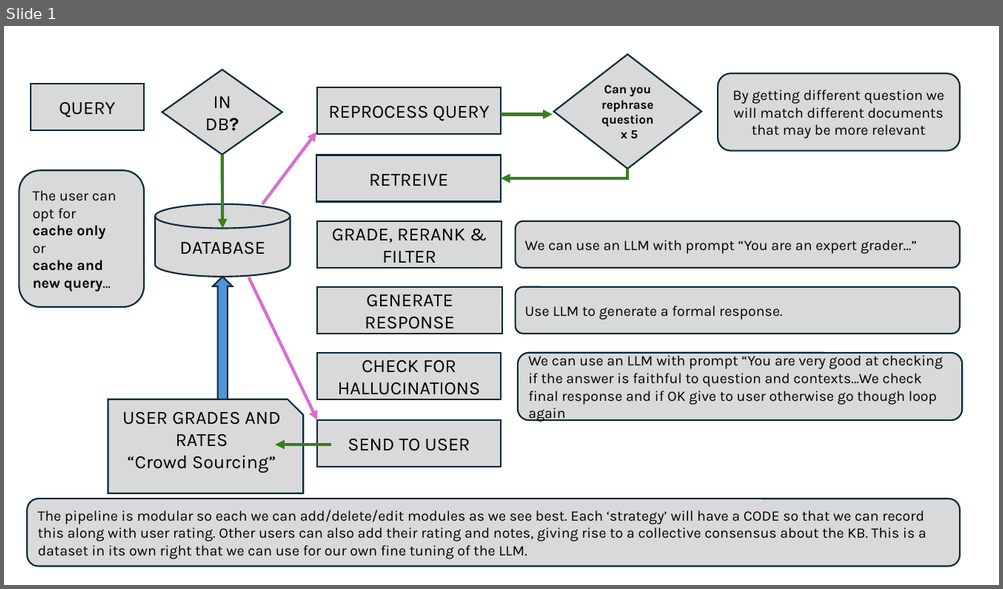
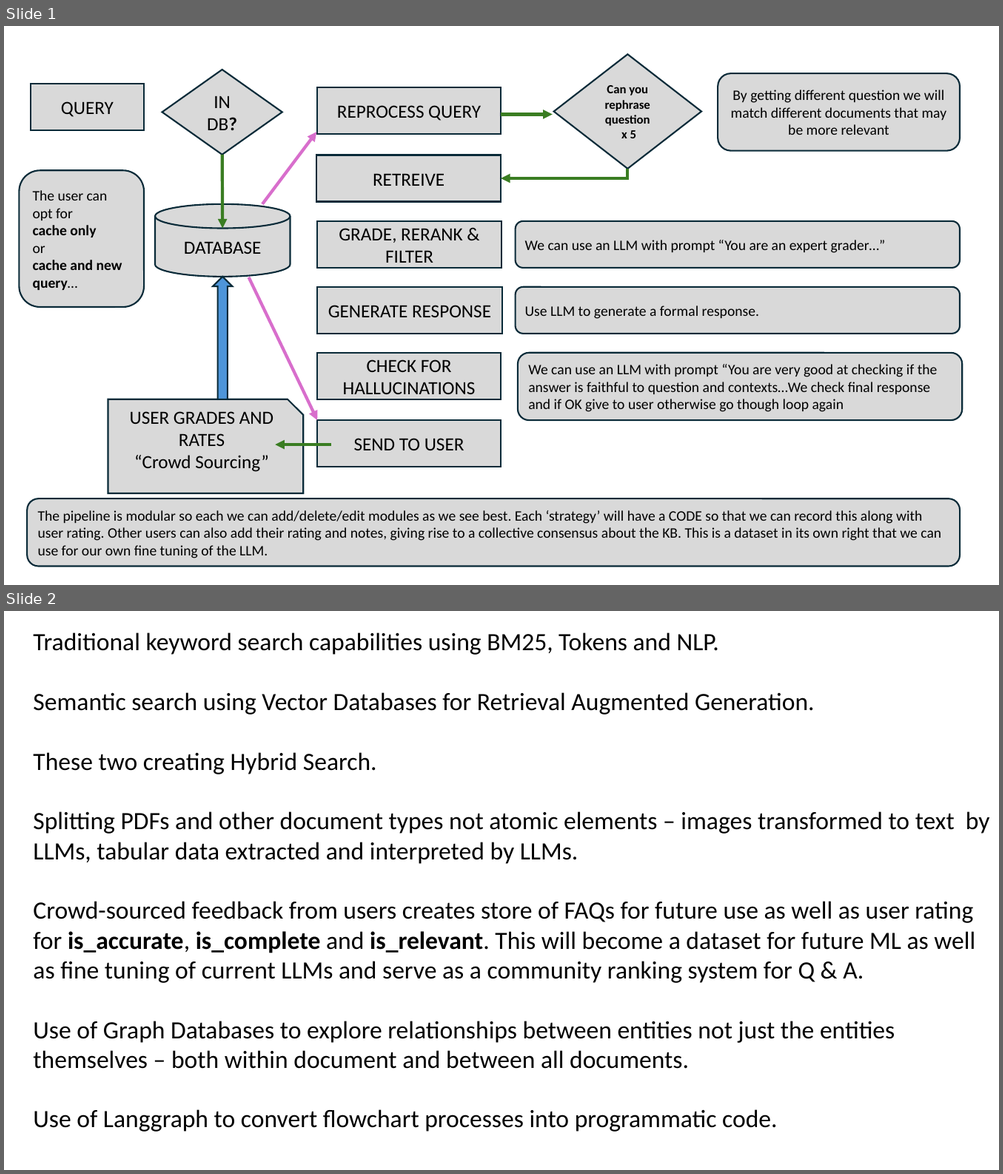
Before and after one commit to Python-Test-Engineer/AI-KB-BOOK, a slide deck: docs/images/rag.pptx. Shown one above the other, each under a label of ours: slide 1 before the commit, slides 1 and 2 after it. The pictures are 1003x589 and 1003x1174 pixels, drawn with LibreOffice and Linux fonts; fonts in the diff are those of the drawing. Boxes give left, top, right and bottom in pixels: in the first picture for what was removed or moved away, otherwise in the second. Text is boxed around its words. In the diff, an @@ line names an element or a change of style, - is before the commit and + after.

Commit message:
add images

```diff
--- a/docs/images/rag.pptx
+++ b/docs/images/rag.pptx
@@ slide 2 added at (x1=4, y1=611, x2=999, y2=1170), background #FFFFFF @@
@@ text added at (x1=33, y1=632, x2=990, y2=1132), 24 pt, text #000000 @@
+Traditional keyword search capabilities using BM25, Tokens and NLP.
+Semantic search using Vector Databases for Retrieval Augmented Generation.
+These two creating Hybrid Search.
+Splitting PDFs and other document types not atomic elements – images transformed to text by LLMs, tabular data extracted and interpreted by LLMs.
+Crowd-sourced feedback from users creates store of FAQs for future use as well as user rating for is_accurate, is_complete and is_relevant. This will become a dataset for future ML as well as fine tuning of current LLMs and serve as a community ranking system for Q & A.
+Use of Graph Databases to explore relationships between entities not just the entities themselves – both within document and between all documents.
+Use of Langgraph to convert flowchart processes into programmatic code.
@@ slide 1 changed as well @@
@@ font Karla to Calibri in 17 elements at (x1=30, y1=84, x2=144, y2=130), (x1=162, y1=69, x2=282, y2=154), (x1=317, y1=221, x2=502, y2=268), (x1=317, y1=88, x2=501, y2=134), (x1=316, y1=155, x2=501, y2=201), (x1=317, y1=353, x2=501, y2=399), (x1=317, y1=287, x2=503, y2=333), (x1=317, y1=420, x2=501, y2=467), (x1=155, y1=204, x2=290, y2=277), (x1=554, y1=54, x2=702, y2=169), (x1=718, y1=74, x2=960, y2=151), (x1=515, y1=221, x2=960, y2=268), (x1=518, y1=353, x2=962, y2=420), (x1=108, y1=400, x2=303, y2=494), (x1=19, y1=171, x2=144, y2=307), (x1=27, y1=499, x2=960, y2=567), (x1=515, y1=287, x2=960, y2=333) @@
```
Also in this commit, not shown: 1 other slide added, 13 other files.
